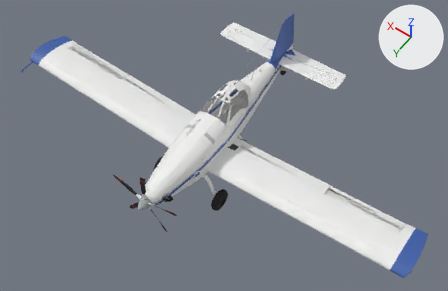
Two versions of the glTF model exterior.glb, one commit apart.
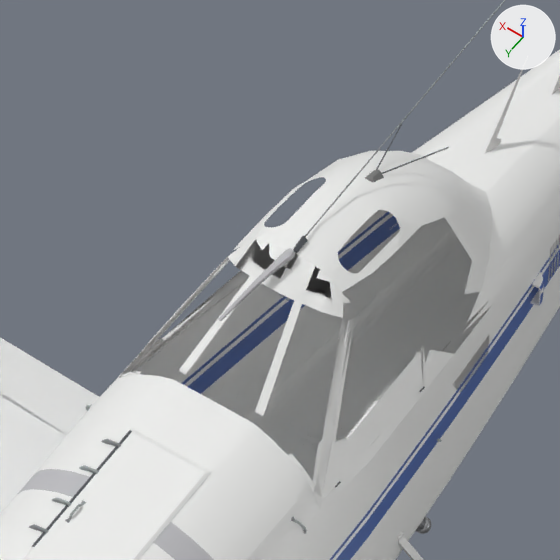
Old and new are each drawn whole from a camera (50 mm lens) standing at (-9.45, 11.71, 19.25) and looking at (-0.47, -0.86, -0.5) and again close up on the part from 41% to 58% of the width and 20% to 47% of the height. Lighting does not change. The marker at upper right points along +X, +Y and +Z. The older version's two pictures come first. Where no turn or scale is listed for an object, it has been applied to the vertices. Vertices at exactly the same position are counted once.

Names of what the first close-up shows: 'exterior' and 2 more.
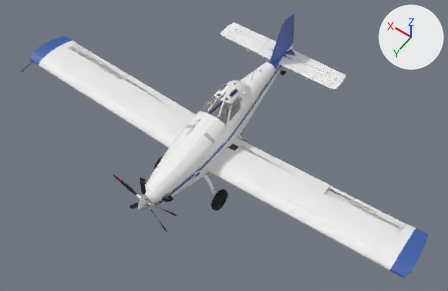
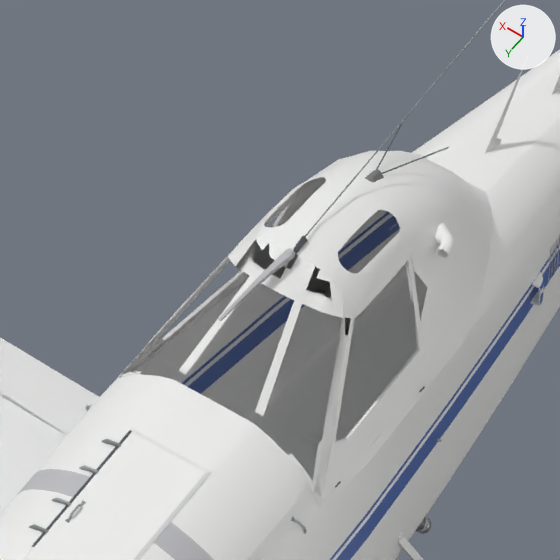
Diff of the bpy script that builds the scene:
```diff
--- a/exterior.glb.py
+++ b/exterior.glb.py
@@ me_at802_4 @@
 # used by ob_exterior; location = (0.0, 0.0, 0.0)
-me_at802_4.from_pydata(...)  # 29785 vertices, 51563 faces; spans x -9.0..9.0, y -6.8..3.8, z -2.0..2.3
+me_at802_4.from_pydata(...)  # 30617 vertices, 53245 faces; spans x -9.0..9.0, y -6.8..3.8, z -2.0..2.3
+# me_at802_4 part 1: 9 vertices moved within x -0.4..0.4, y -1.5..-1.4, z 1.4..1.5; 755 vertices added at x -0.6..0.6, y -2.4..-1.4, z 0.6..1.5
+# other edits to the shape of me_at802_4 do not show in these pictures
 me_at802_4.materials.append(mat_mat31)
```

Changed parts and their boxes [x1, y1, x2, y2] in the close-ups (560 x 560 px):
part 1 of me_at802_4, built on
    before: [185, 260, 352, 393]
    after: [150, 177, 481, 440]
